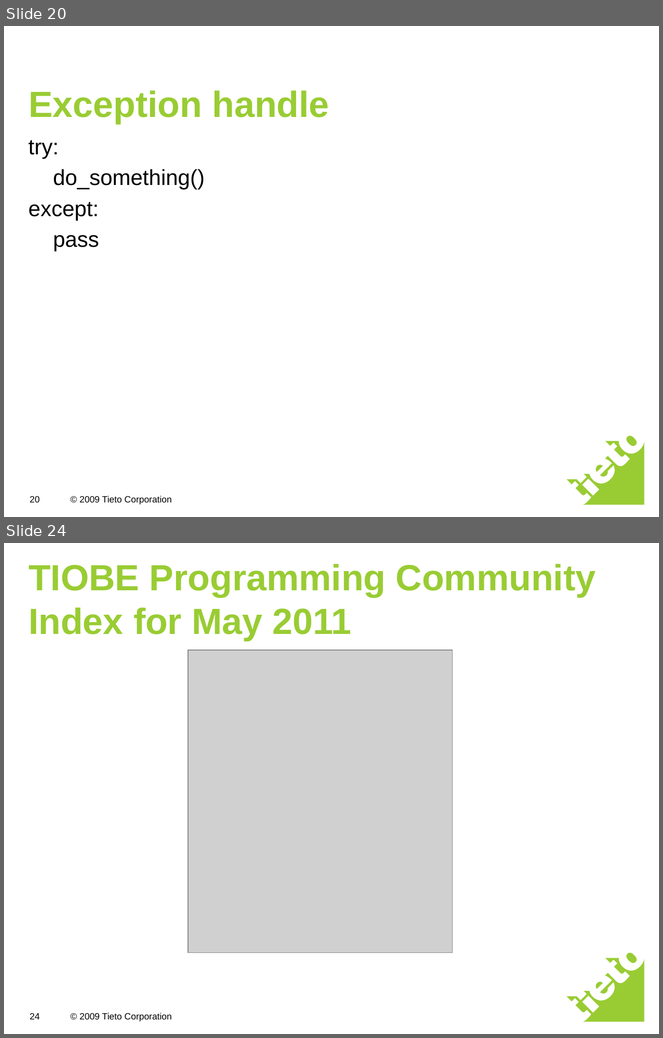
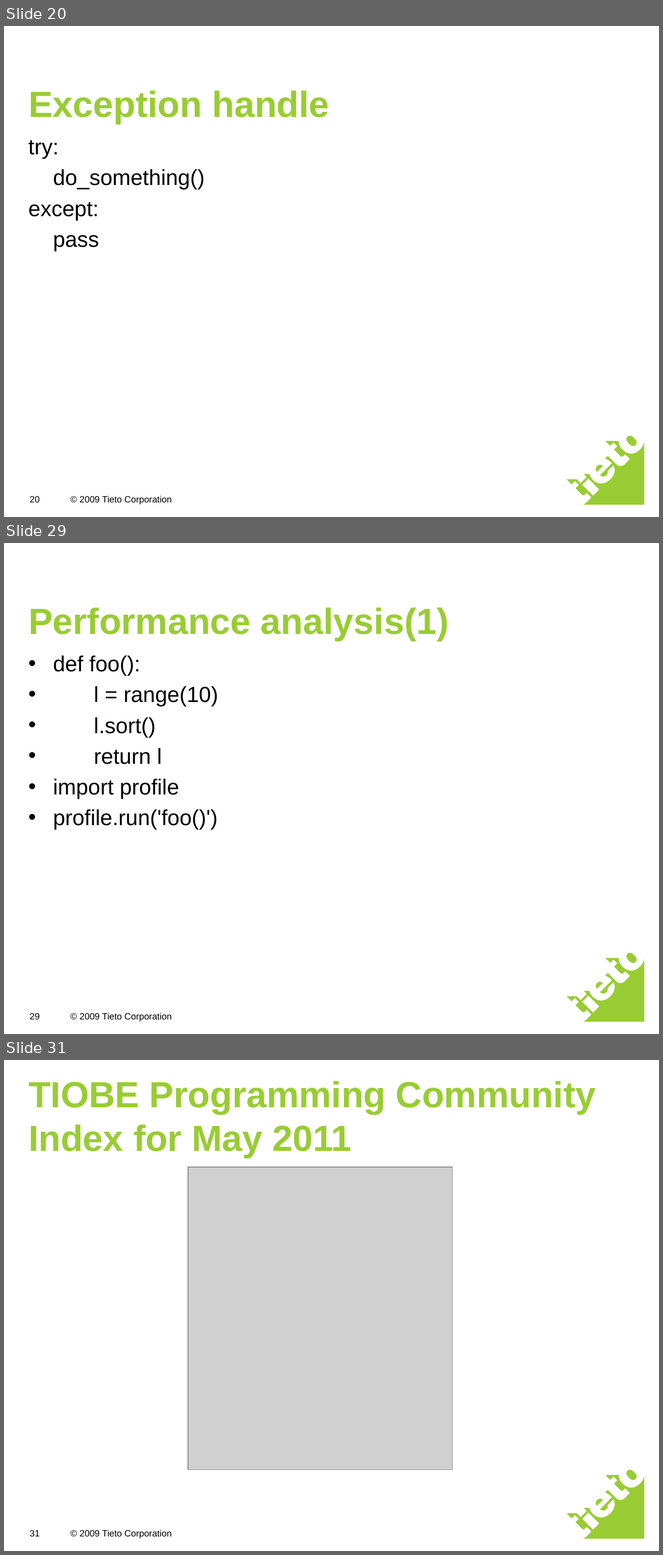
Before and after one commit to freebendy/python, a slide deck: python introduction.ppt. Shown one above the other, each under a label of ours: slides 20 and 24 before the commit, slides 20, 29 and 31 after it; the slides between them are not shown. The pictures are 663x1038 and 663x1555 pixels, drawn with LibreOffice and Linux fonts; fonts in the diff are those of the drawing; grey boxes stand for pictures. Boxes give left, top, right and bottom in pixels: in the first picture for what was removed or moved away, otherwise in the second. Text is boxed around its words. In the diff, an @@ line names an element or a change of style, - is before the commit and + after.

```diff
--- a/python introduction.ppt
+++ b/python introduction.ppt
@@ slide 29 added at <box>4,543,659,1034</box>, background #FFFFFF; not listed: 2 template elements that a slide beside it also shows @@
@@ title added at <box>28,607,449,641</box>, 40 pt, text #99CC33, bold @@
+Performance analysis(1)
@@ text added at <box>53,655,218,830</box>, 24 pt, text #000000 @@
+• def foo():
+• l = range(10)
+• l.sort()
+• return l
+• import profile
+• profile.run('foo()')
@@ page number added at <box>29,1013,39,1020</box>, 10 pt, text #000000 @@
+29
@@ what was slide 24 is now slide 31 @@
@@ page number at <box>29,1531,39,1537</box>: text changed @@
-24
+31
```
Also in this commit, not shown: 2 slides changed, 8 other slides added, 2 slides removed, 8 other files.
